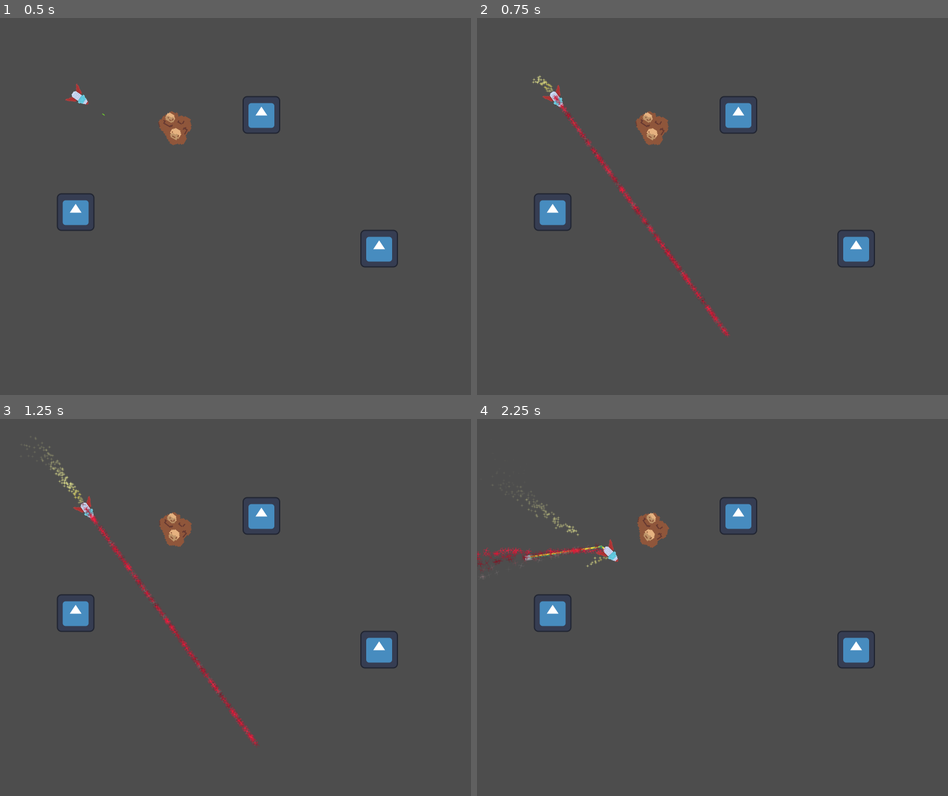
Above: before the commit, frames 1-4 (two rows, left to right).
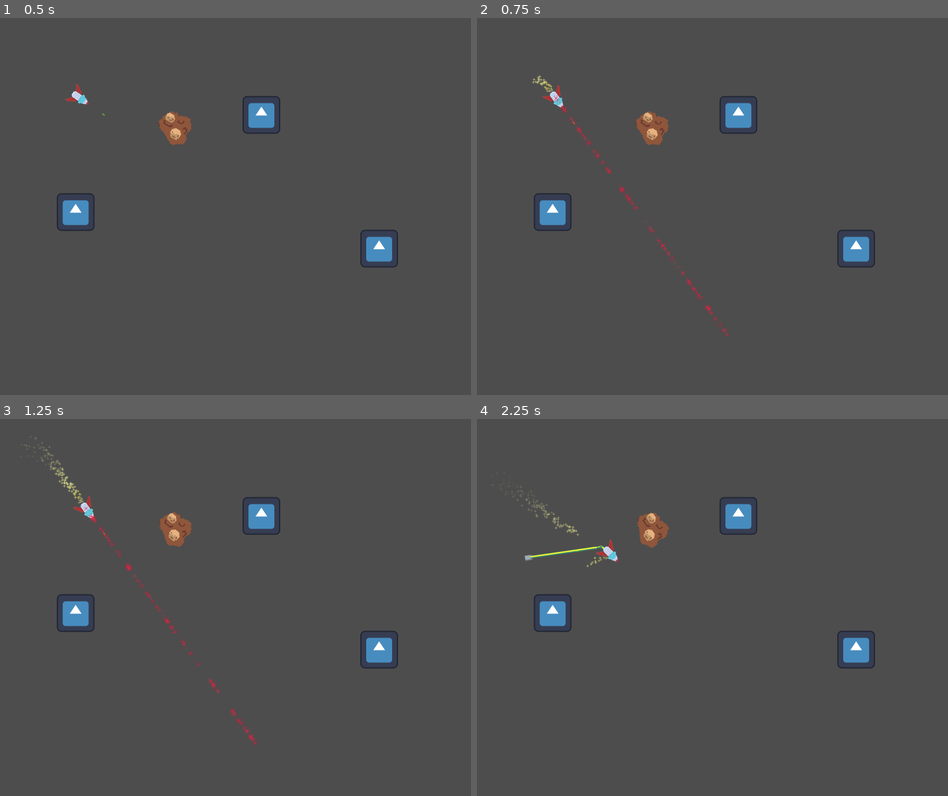
Above: after the commit, the same moments.

Repository: Bromeon/LudumDare54
Game: Godot game, scene res://Playground/ShipTetherPlayground.tscn
Two runs of this game, one before a commit and one after it. Both use one fixed random seed, a clock stepped at 60 frames per second and the inputs below. This scene is started directly instead of the project's main scene. The engine's default icon, where the game draws it, is replaced by a stand-in: a white triangle on a blue panel in a dark square.
Inputs (mouse positions are in pixels of both pictures, inside the frame that each line leads up to):
- Up to frame 1 (0.5 s): no input
- Up to frame 2 (0.75 s): tap Enter at 0.5 s; move the mouse to (688, 281) at 0.52 s; hold W (Up) from 0.53 s (still down); hold Right mouse button (ShootLaser) from 0.53 s (still down)
- Up to frame 3 (1.25 s): keep holding W (Up); keep holding Right mouse button (ShootLaser)
- Up to frame 4 (2.25 s): move the mouse to (853, 664) at 1.27 s; release Right mouse button (ShootLaser) at 1.28 s; right-click (853, 664) at 1.35 s; move the mouse to (571, 550) at 2.02 s; release W (Up) at 2.03 s; hold A (Left) from 2.03 s (still down); hold Right mouse button (ShootLaser) from 2.03 s (still down); tap Space (ShootTether) at 2.1 s

Frame 1 is identical in both runs. In frame 2, 0.5% of the frame differs, in the area x 16-54%, y 20-85%; in frame 3, 0.5%, in the area x 17-56%, y 22-88%; in frame 4, 0.4%.

Commit message:
Laser impact

Diff:
--- a/Scenes/PlayerShip/Laser.gd
+++ b/Scenes/PlayerShip/Laser.gd
@@ -5,29 +5,31 @@
 
 const DENSITY = 10
 
-var active: bool = false
-
 @onready var beam := $Beam
 @onready var beam_material: ParticleProcessMaterial = $Beam.process_material
+@onready var impact := $Impact
+@onready var impact_material: ParticleProcessMaterial = $Impact.process_material
+
 
 func deactivate():
-	active = false
 	beam.emitting = false
+	impact.emitting = false
 	start = Vector2.ZERO
 	end = Vector2.ZERO
 
-func activate(start_: Vector2, end_: Vector2):
-	active = true
+func activate(start: Vector2, end: Vector2, hits_target: bool):
 	beam.emitting = true
-	start = start_
-	end = end_
+	impact.emitting = hits_target
+	self.start = start
+	self.end = end
 
 func _ready():
 	beam.top_level = true
+	impact.top_level = true
 
 func _process(delta):
-	if active:
-		queue_redraw()
+	if beam.emitting:
+		queue_redraw() # only needed if _draw() active
 	else:
 		return
 
@@ -51,6 +53,10 @@
 	beam.rotation = angle
 	beam.position = start_ + rotated_offset
 
+	if impact.emitting:
+		impact.position = end
+		impact.rotation = angle #+ PI
+
 	# can't dynamically change amount: https://github.com/godotengine/godot/issues/16352
 	#beam.amount = DENSITY * beam_length
 	beam_material.emission_box_extents.x = beam_length / 2
--- a/Scenes/PlayerShip/Laser.tscn
+++ b/Scenes/PlayerShip/Laser.tscn
@@ -28,6 +28,33 @@
 scale_min = 1.8
 scale_max = 2.2
 color_ramp = SubResource("GradientTexture1D_axka1")
+collision_mode = 1
+collision_friction = 0.1
+collision_bounce = 0.75
+
+[sub_resource type="Gradient" id="Gradient_qxh4a"]
+offsets = PackedFloat32Array(0, 0.038961, 0.638743, 0.793194, 1)
+colors = PackedColorArray(0.999607, 0.292002, 0.419534, 0.0166976, 0.976471, 0.109852, 0.248918, 1, 0.486275, 0.0666667, 0.12549, 0.768627, 0.56, 0.3136, 0.346453, 0.662745, 1, 1, 1, 0)
+
+[sub_resource type="GradientTexture1D" id="GradientTexture1D_sdwjd"]
+gradient = SubResource("Gradient_qxh4a")
+
+[sub_resource type="ParticleProcessMaterial" id="ParticleProcessMaterial_r0e02"]
+particle_flag_disable_z = true
+direction = Vector3(-1, 0, 0)
+spread = 55.0
+gravity = Vector3(0, 0, 0)
+initial_velocity_min = 200.0
+initial_velocity_max = 250.18
+angular_velocity_min = -100.0
+angular_velocity_max = 100.0
+orbit_velocity_min = 0.0
+orbit_velocity_max = 0.0
+angle_min = -180.0
+angle_max = 180.0
+scale_min = 1.8
+scale_max = 2.2
+color_ramp = SubResource("GradientTexture1D_sdwjd")
 
 [node name="Laser" type="Node2D"]
 script = ExtResource("1_su6c4")
@@ -39,3 +66,11 @@
 texture = ExtResource("2_wtf1c")
 lifetime = 0.2
 visibility_rect = Rect2(-1000, -1000, 2000, 2000)
+
+[node name="Impact" type="GPUParticles2D" parent="."]
+z_index = 1
+amount = 100
+process_material = SubResource("ParticleProcessMaterial_r0e02")
+texture = ExtResource("2_wtf1c")
+lifetime = 0.5
+visibility_rect = Rect2(-1000, -1000, 2000, 2000)
--- a/Scenes/PlayerShip/PlayerShip.gd
+++ b/Scenes/PlayerShip/PlayerShip.gd
@@ -192,9 +192,9 @@
 			result.normal,
 			delta,
 		)
-		$Laser.activate(self.global_position, result.position)
-	else:
-		$Laser.activate(self.global_position, params.to)
+		$Laser.activate(self.global_position, result.position, true)
+	else:
+		$Laser.activate(self.global_position, params.to, false)
 
 func setup_initial_tether(other_ship):
 	var tether = Tether.instantiate()
Not shown: 1 places in Scenes/PlayerShip/Laser.tscn that only renumber resources
